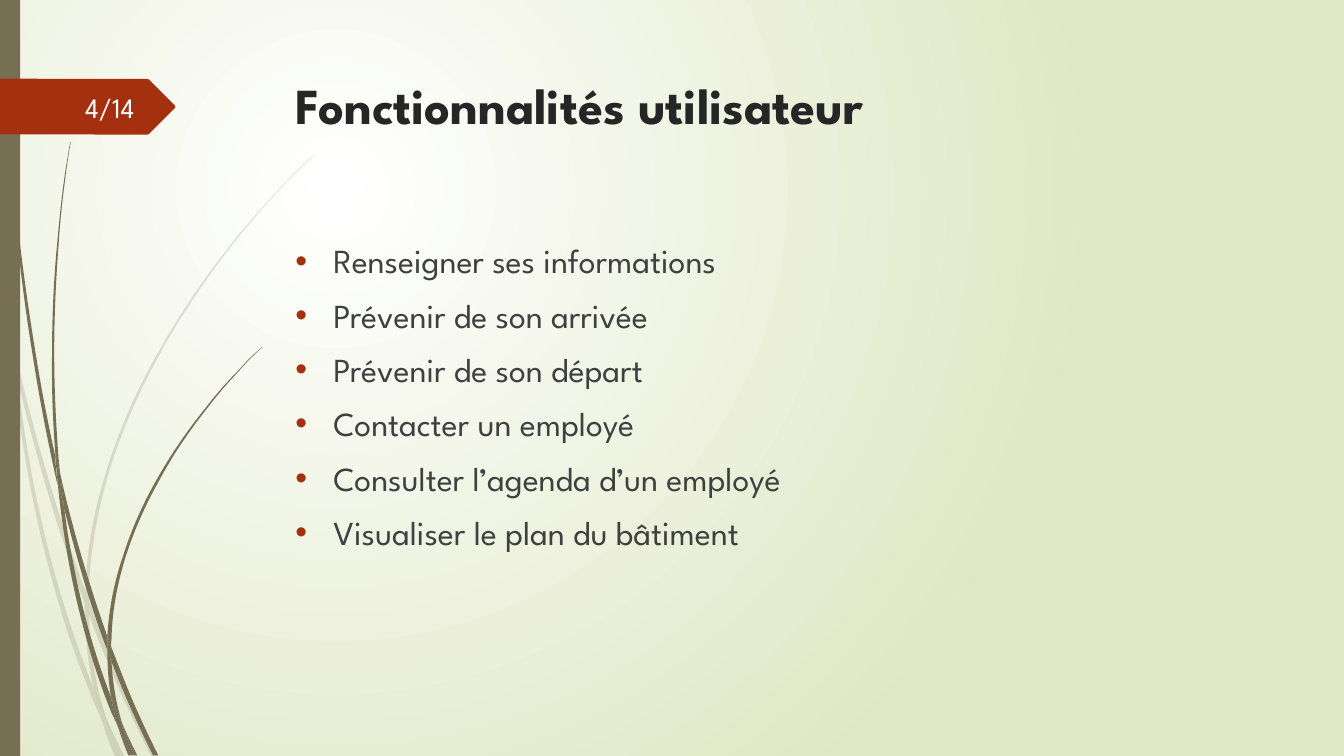
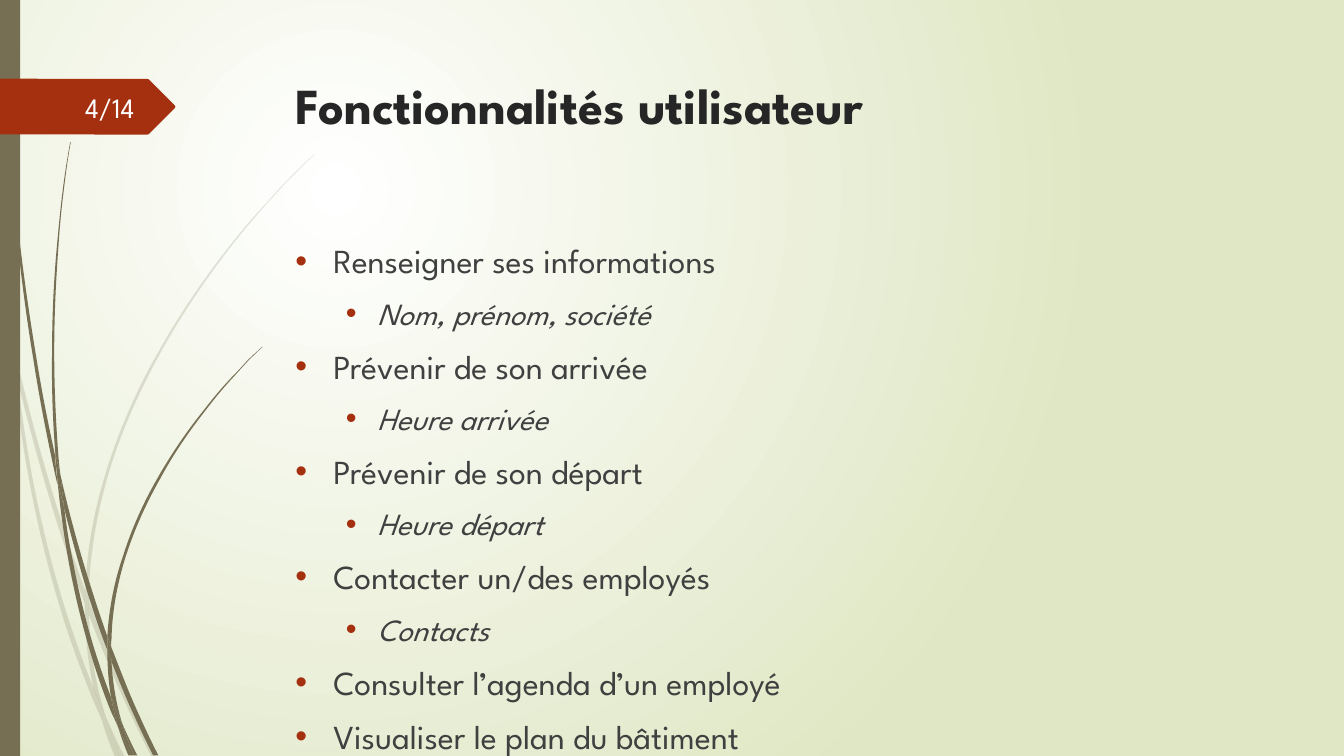
Before and after one commit to Codastephen/Maquette, a slide deck: slide 4 of doc/Présentation borne.pptx. Drawn at 1344x756 pixels with LibreOffice and Linux fonts; fonts in the diff are those of the drawing. Boxes give left, top, right and bottom in pixels: in the first picture for what was removed or moved away, otherwise in the second. Text is boxed around its words. In the diff, an @@ line names an element or a change of style, - is before the commit and + after.

```diff
--- a/doc/Présentation borne.pptx
+++ b/doc/Présentation borne.pptx
@@ text at (377,304,651,332): paragraph added @@
+  • Nom, prénom, société
@@ text at (377,409,548,431): paragraph added @@
+  • Heure arrivée
@@ text at (333,514,711,642): text changed @@
-• Contacter un employé
+  • Heure départ
+• Contacter un/des employés
+  • Contacts
```
Also in this commit, not shown: 5 other slides changed, 5 other files.
